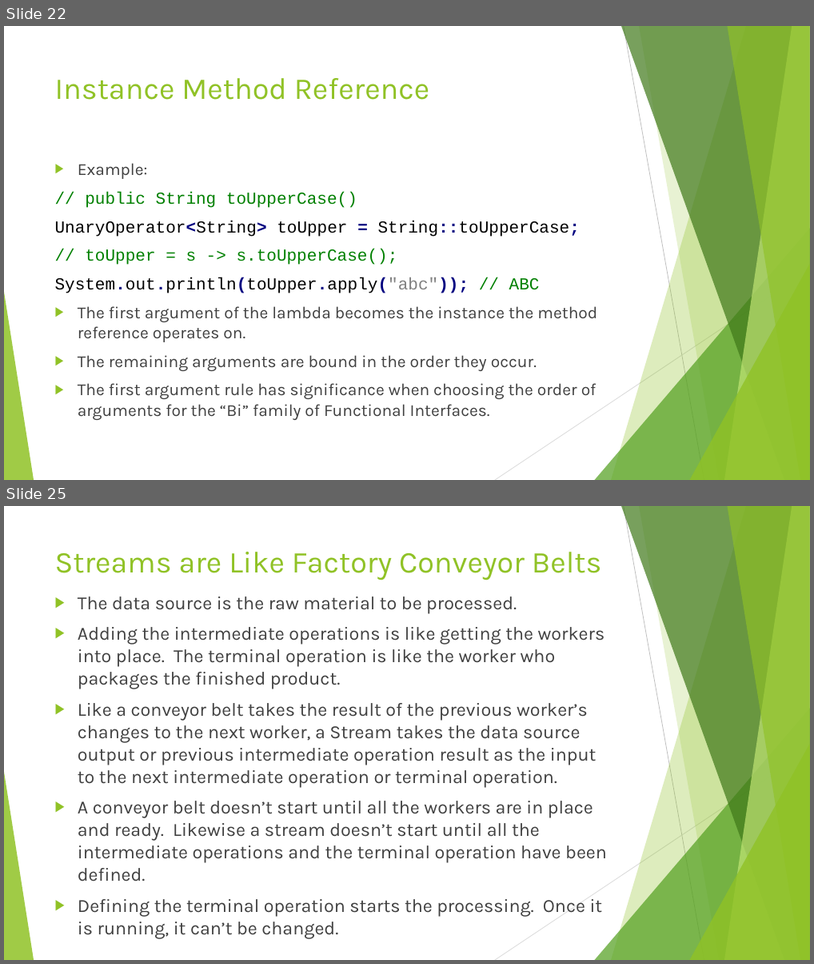
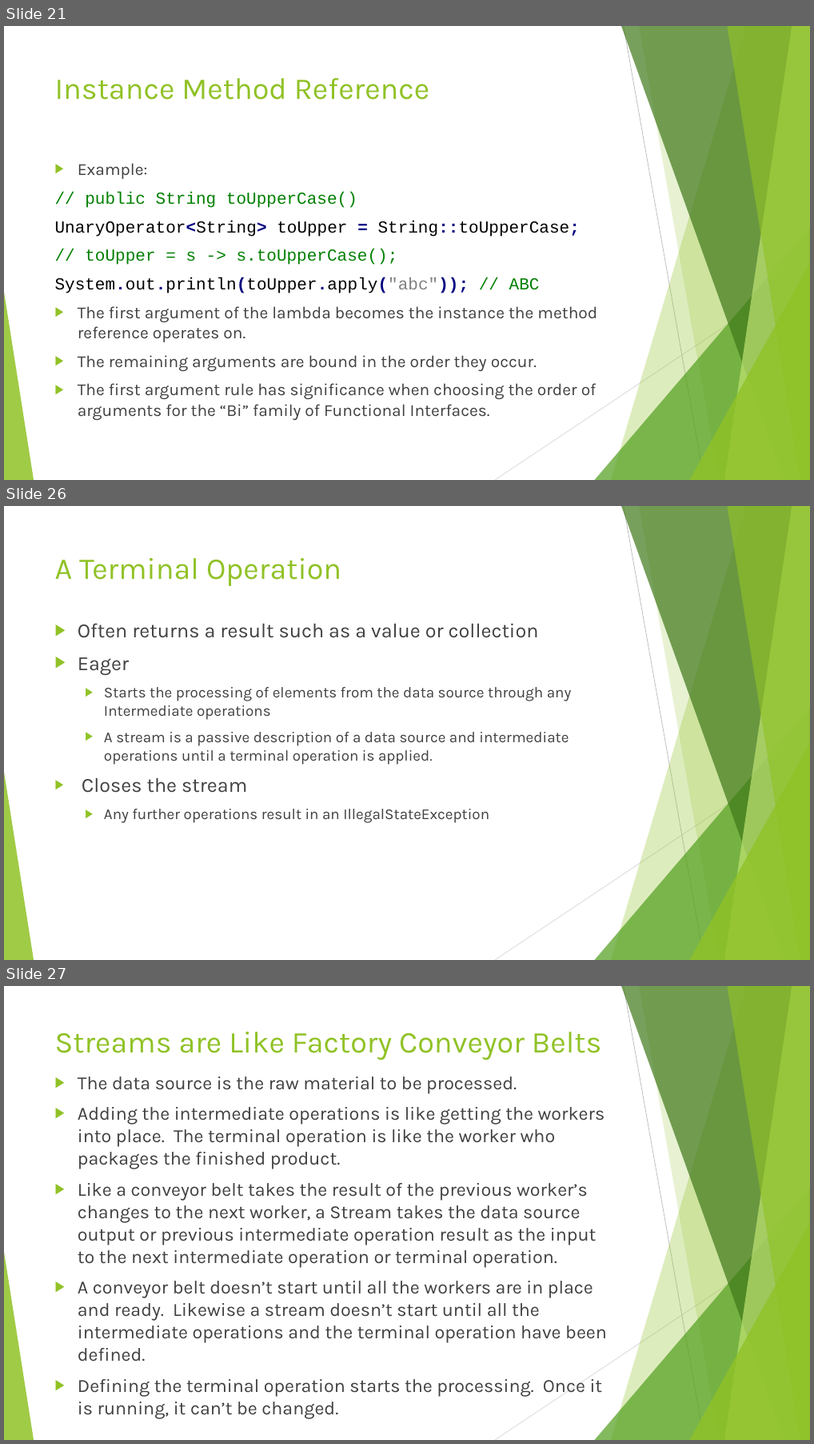
Before and after one commit to RichardRoda/2017-CodePaLOUsa-Lambda, a slide deck: Learning to Love the Lambda in the Stream.pptx. Shown one above the other, each under a label of ours: slides 22 and 25 before the commit, slides 21, 26 and 27 after it; the slides between them are not shown. The pictures are 814x964 and 814x1444 pixels, drawn with LibreOffice and Linux fonts; fonts in the diff are those of the drawing. Boxes give left, top, right and bottom in pixels: in the first picture for what was removed or moved away, otherwise in the second. Text is boxed around its words. In the diff, an @@ line names an element or a change of style, - is before the commit and + after.

```diff
--- a/Learning to Love the Lambda in the Stream.pptx
+++ b/Learning to Love the Lambda in the Stream.pptx
@@ slide 26 added at (4, 506, 810, 960), background #FFFFFF; not listed: 10 template elements that a slide beside it also shows @@
@@ title added at (55, 558, 342, 586), 36 pt, text #90C226 @@
+A Terminal Operation
@@ text added at (78, 623, 572, 823), 18 pt, text #404040 @@
+▶ Often returns a result such as a value or collection
+▶ Eager
+  ▶ Starts the processing of elements from the data source through any Intermediate operations
+  ▶ A stream is a passive description of a data source and intermediate operations until a terminal operation is applied.
+▶ Closes the stream
+  ▶ Any further operations result in an IllegalStateException
@@ what was slide 22 is now slide 21 @@
@@ what was slide 25 is now slide 27 @@
```
Also in this commit, not shown: 13 slides changed, 2 other slides added, 1 slide removed, 1 other file.
